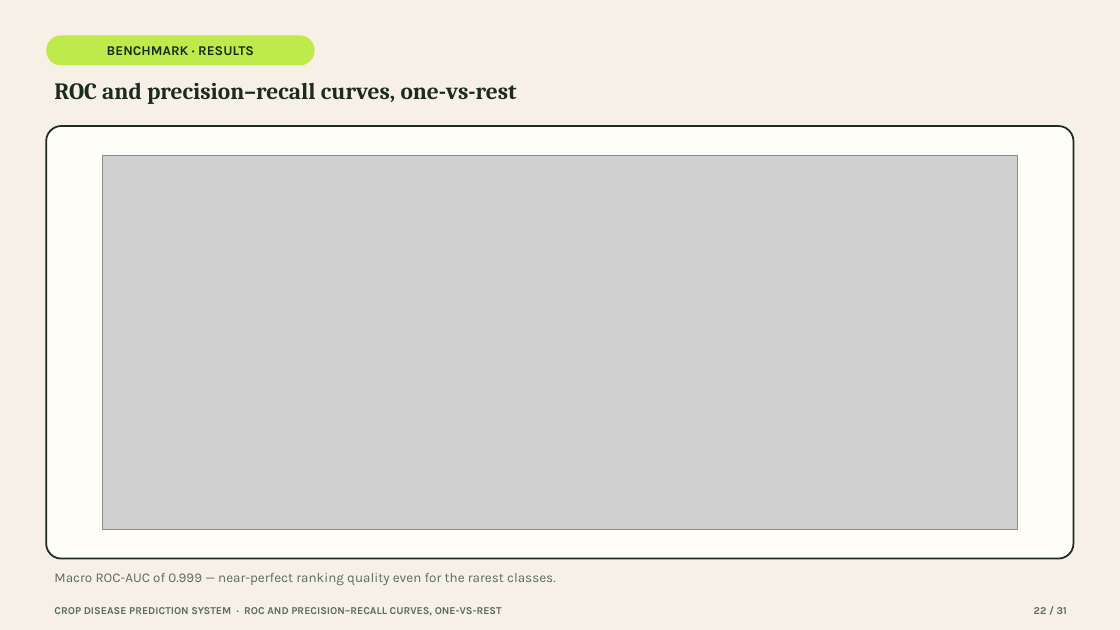
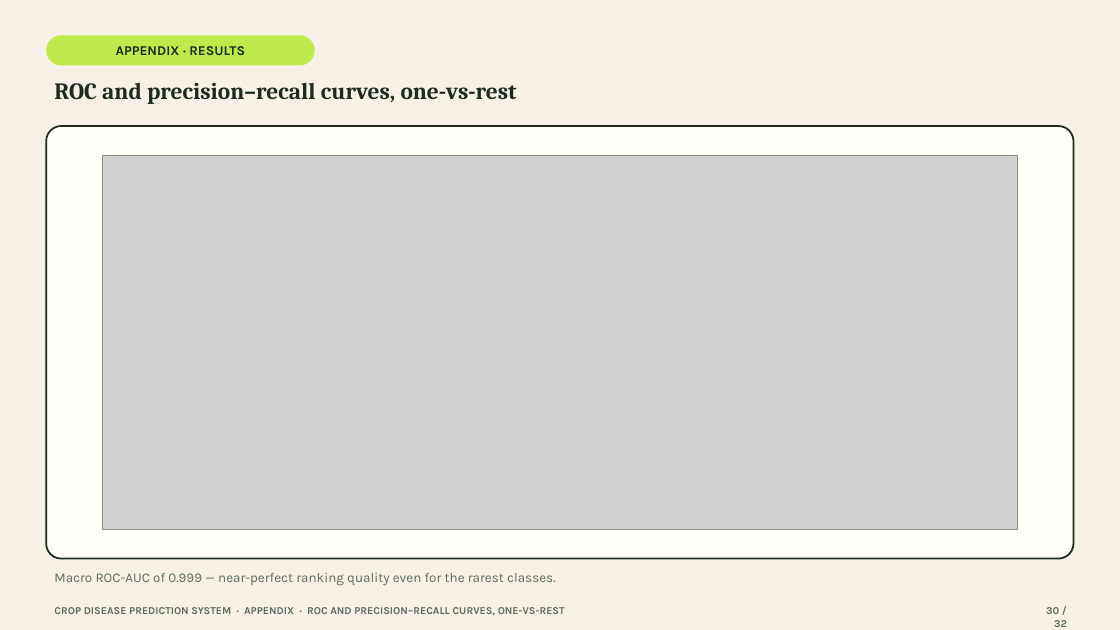
Before and after one commit to devSaksham/crop-disease-detection, a slide deck: slide 30 of presentation/Crop_Disease_Prediction_System.pptx (slide 22 before the commit). Drawn at 1120x630 pixels with LibreOffice and Linux fonts; fonts in the diff are those of the drawing; grey boxes stand for pictures. Boxes give left, top, right and bottom in pixels: in the first picture for what was removed or moved away, otherwise in the second. Text is boxed around its words. In the diff, an @@ line names an element or a change of style, - is before the commit and + after.

Commit message:
Restructure presentation: drop Grad-CAM, fix benchmark model/class attribution, add literature review, move plots to appendix
- Deleted the Grad-CAM slide entirely per review feedback.
- Corrected wording that implied the benchmark study compared the two
  production architectures (residual CNN / CBAM CNN); it actually compares
  a from-scratch VGG-style CNN vs. EfficientNetB3 transfer learning on a
  15-class, 3-crop subset -- fixed on the "At a Glance" stat card and the
  benchmark methodology slide, which now explicitly distinguishes the two
  studies.
- Added a five-point Literature Review slide (Hughes & Salathe, Mohanty et
  al., He et al., Tan & Le, Singh et al.), sourced from the citations
  already verified in the LaTeX end-term report.
- Trimmed the main flow to 16 concise slides and moved the 15 detailed
  benchmark plots (EDA, learning curves, confusion matrices, ROC/PR,
  calibration, error gallery, full metrics table) after the Thank You
  slide as a labelled appendix, behind a new divider slide.
- Added a benchmark-scope caveat to the Limitations slide and renumbered
  all footers (now NN / 32).

```diff
--- a/presentation/Crop_Disease_Prediction_System.pptx
+++ b/presentation/Crop_Disease_Prediction_System.pptx
@@ text in rounded rectangle at (x1=116, y1=46, x2=245, y2=55): text changed @@
-BENCHMARK · RESULTS
+APPENDIX · RESULTS
@@ text at (x1=54, y1=607, x2=565, y2=615): text changed @@
-CROP DISEASE PREDICTION SYSTEM · ROC AND PRECISION–RECALL CURVES, ONE-VS-REST
+CROP DISEASE PREDICTION SYSTEM · APPENDIX · ROC AND PRECISION–RECALL CURVES, ONE-VS-REST
@@ text at (x1=1046, y1=607, x2=1067, y2=627): text changed @@
-22 / 31
+30 / 32
```
Also in this commit, not shown: 29 other slides changed, 2 slides added, 1 slide removed.
